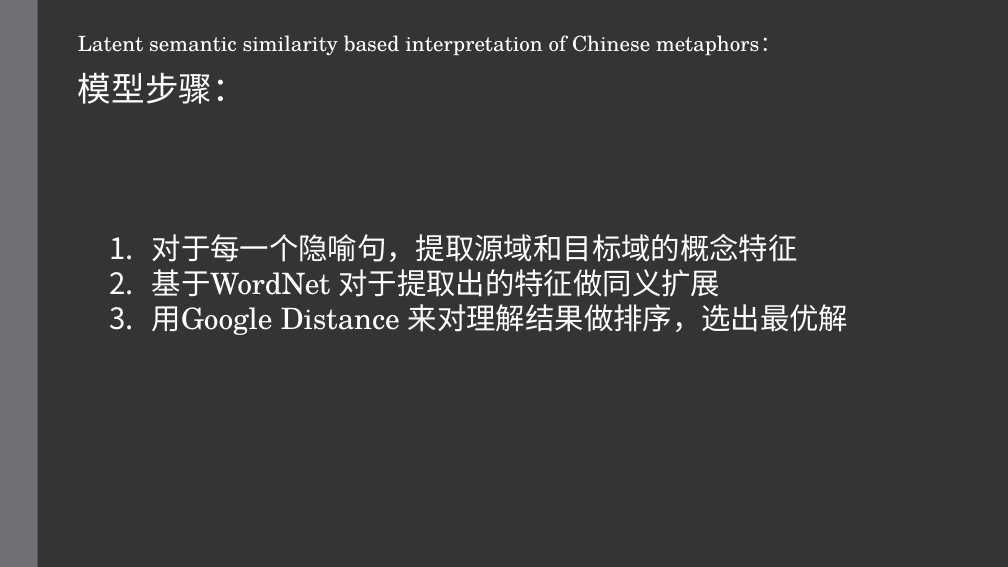
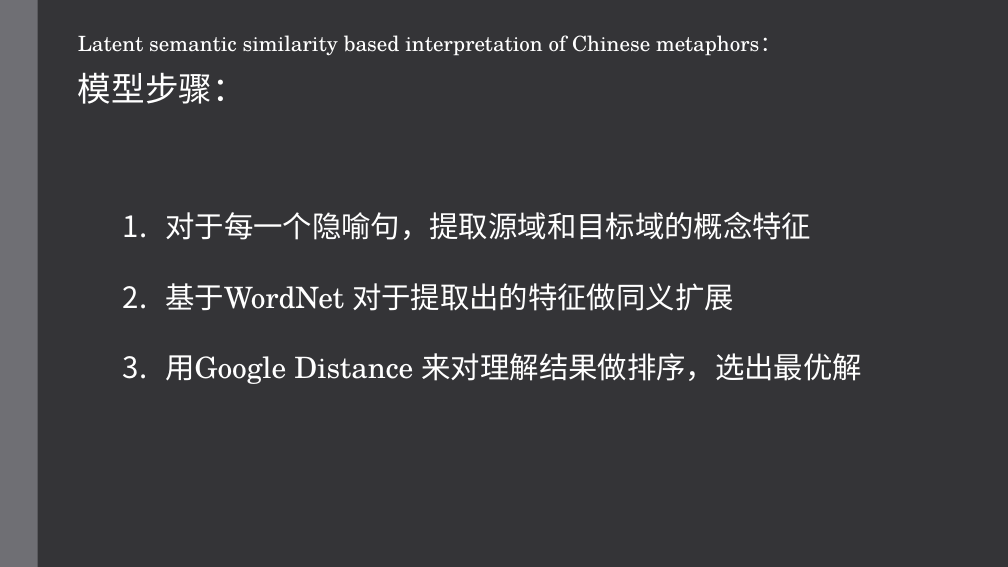
Before and after one commit to hixiaotian/metaphor_detection, a slide deck: slide 24 of 教学/20200809 metaphor interpretation.pptx (slide 18 before the commit). Drawn at 1008x567 pixels with LibreOffice and Linux fonts; fonts in the diff are those of the drawing. Boxes give left, top, right and bottom in pixels: in the first picture for what was removed or moved away, otherwise in the second. Text is boxed around its words. In the diff, an @@ line names an element or a change of style, - is before the commit and + after.

```diff
--- a/教学/20200809 metaphor interpretation.pptx
+++ b/教学/20200809 metaphor interpretation.pptx
@@ text "对于每一个隐喻句，提取源域和目标域的概念特征" rewrapped from (152,234,848,335) to (165,212,862,384) @@
```
Also in this commit, not shown: 5 other slides changed, 10 slides added, 3 slides removed.
